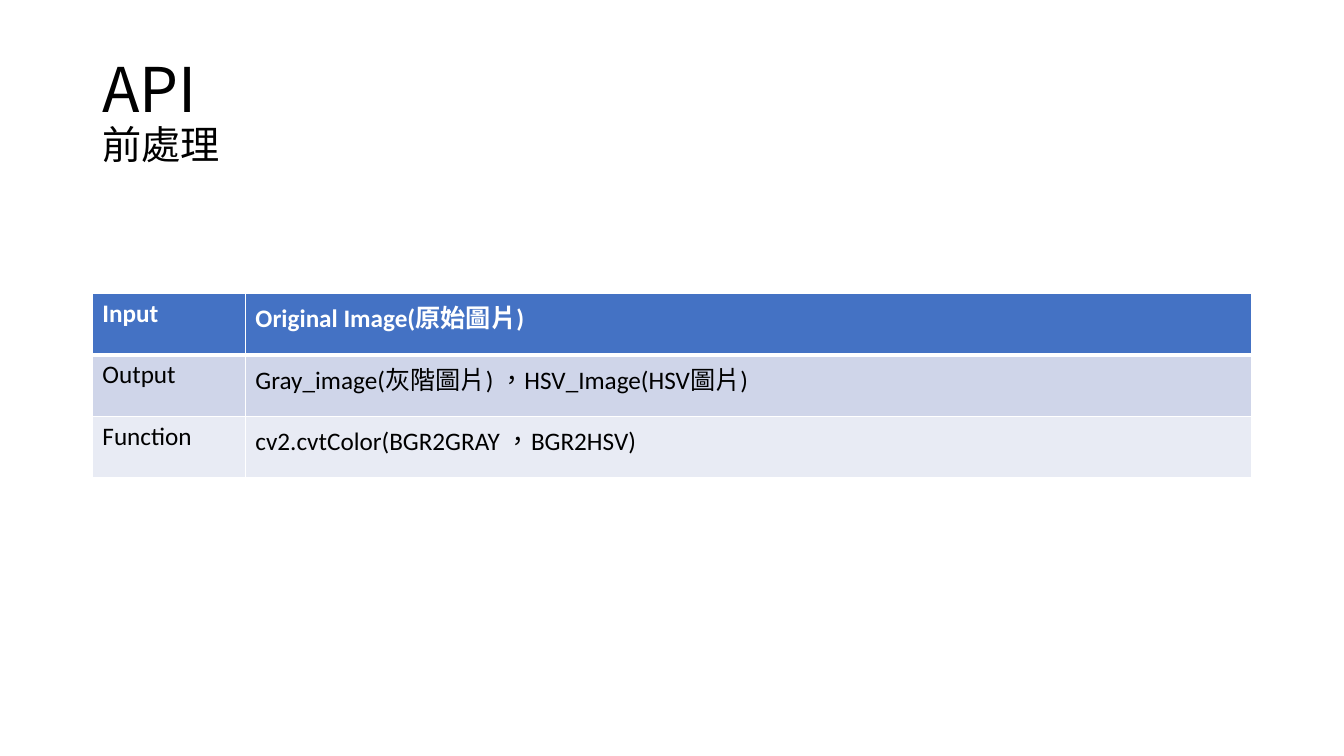
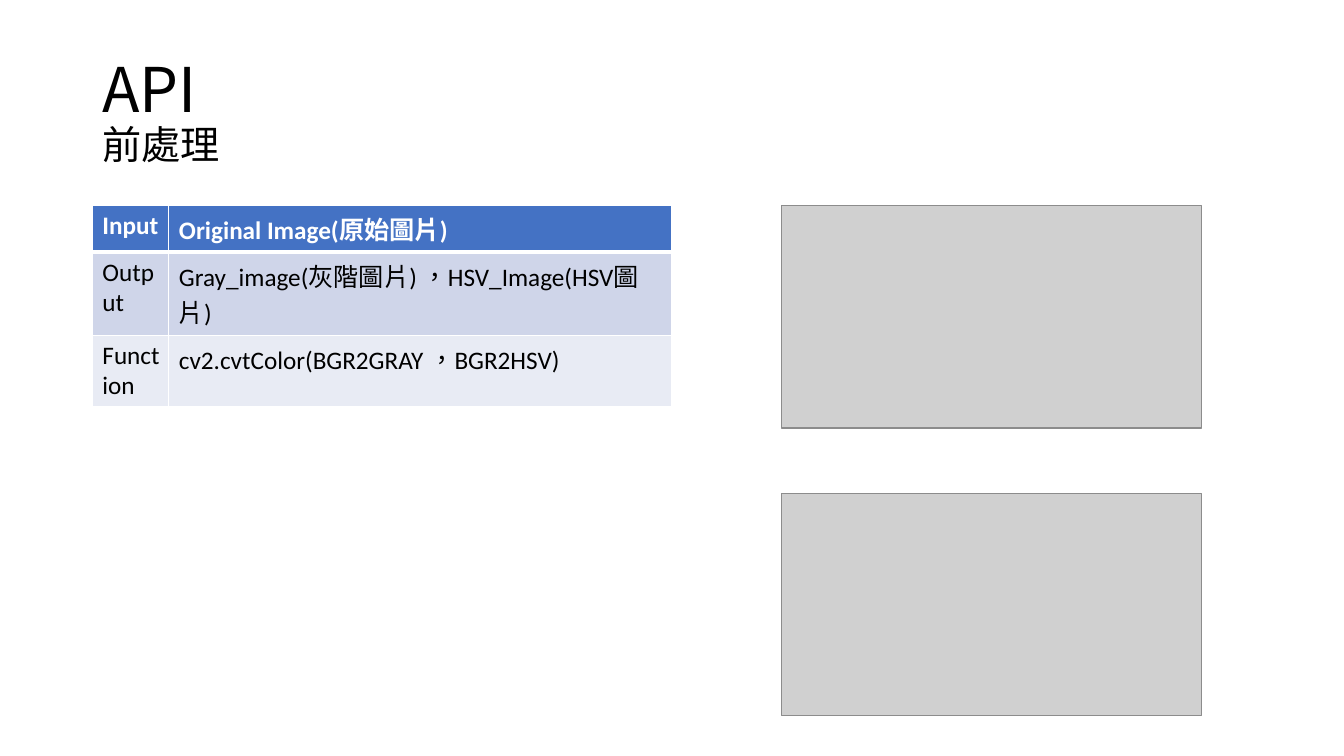
Before and after one commit to Koukya/image_processing_HW1, a slide deck: slide 4 of HW1.pptx. Drawn at 1344x756 pixels with LibreOffice and Linux fonts; fonts in the diff are those of the drawing; grey boxes stand for pictures. Boxes give left, top, right and bottom in pixels: in the first picture for what was removed or moved away, otherwise in the second. Text is boxed around its words. In the diff, an @@ line names an element or a change of style, - is before the commit and + after.

```diff
--- a/HW1.pptx
+++ b/HW1.pptx
@@ table: place and size @@
-table at [93, 293, 1252, 478]
+table at [93, 206, 673, 387]
@@ picture added at [781, 206, 1202, 429] @@
@@ picture added at [781, 493, 1202, 716] @@
```
Also in this commit, not shown: 3 other slides changed, 1 slide removed, 9 other files.
